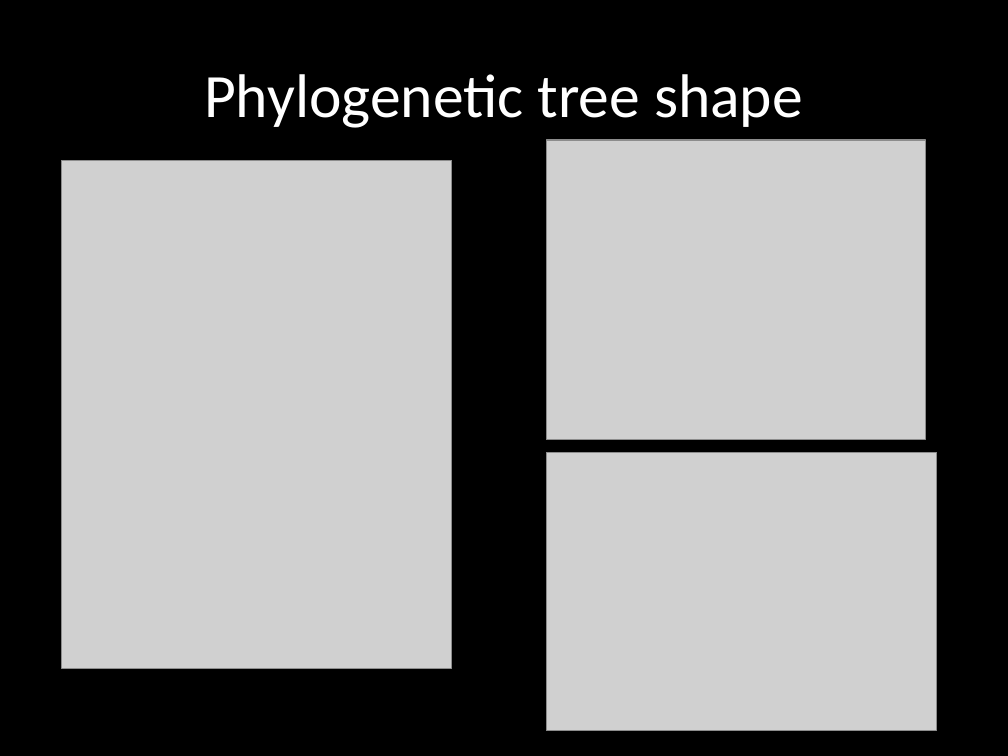
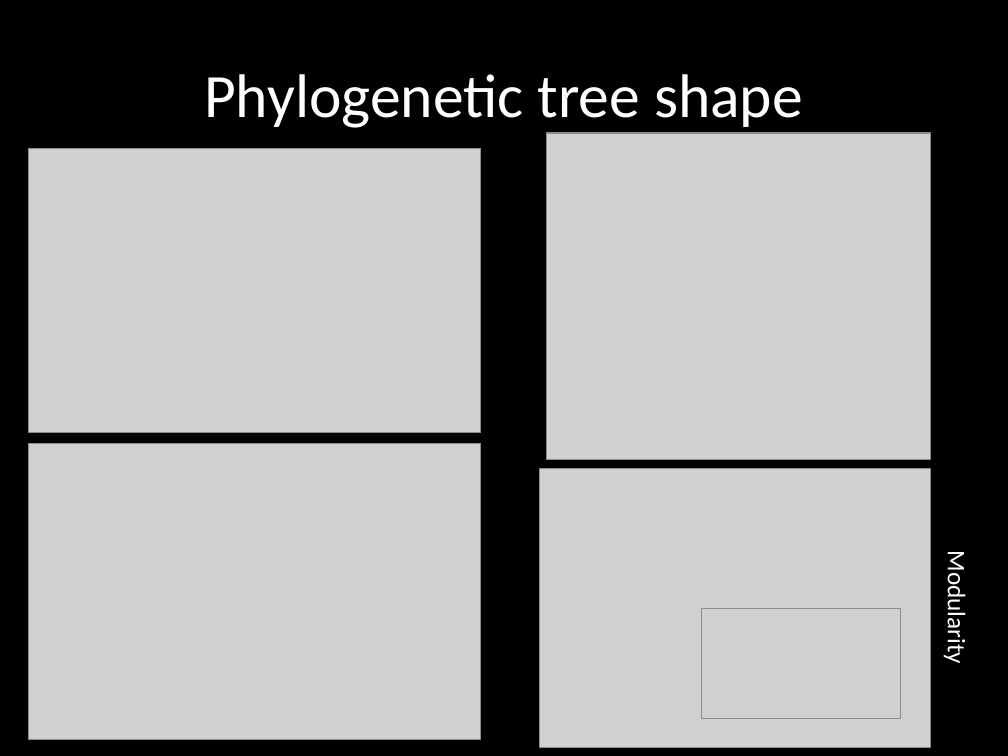
Before and after one commit to sckott/talks, a slide deck: slide 17 of canpolintalk/scott.pptx (slide 16 before the commit). Drawn at 1008x756 pixels with LibreOffice and Linux fonts; fonts in the diff are those of the drawing; grey boxes stand for pictures. Boxes give left, top, right and bottom in pixels: in the first picture for what was removed or moved away, otherwise in the second. Text is boxed around its words. In the diff, an @@ line names an element or a change of style, - is before the commit and + after.

```diff
--- a/canpolintalk/scott.pptx
+++ b/canpolintalk/scott.pptx
@@ picture added at [28, 148, 481, 432] @@
@@ picture: place and size @@
-picture at [546, 140, 925, 439]
+picture at [546, 133, 930, 460]
@@ picture: place and size @@
-picture at [61, 160, 452, 668]
+picture at [28, 444, 481, 740]
@@ picture: place and size @@
-picture at [546, 453, 936, 731]
+picture at [539, 469, 929, 747]
@@ text added at [941, 562, 972, 662], 18 pt, text #FFFFFF @@
+Modularity
@@ picture added at [702, 608, 900, 719] @@
```
Also in this commit, not shown: 8 other slides changed, 1 slide added, 1 slide removed, 26 other files.
